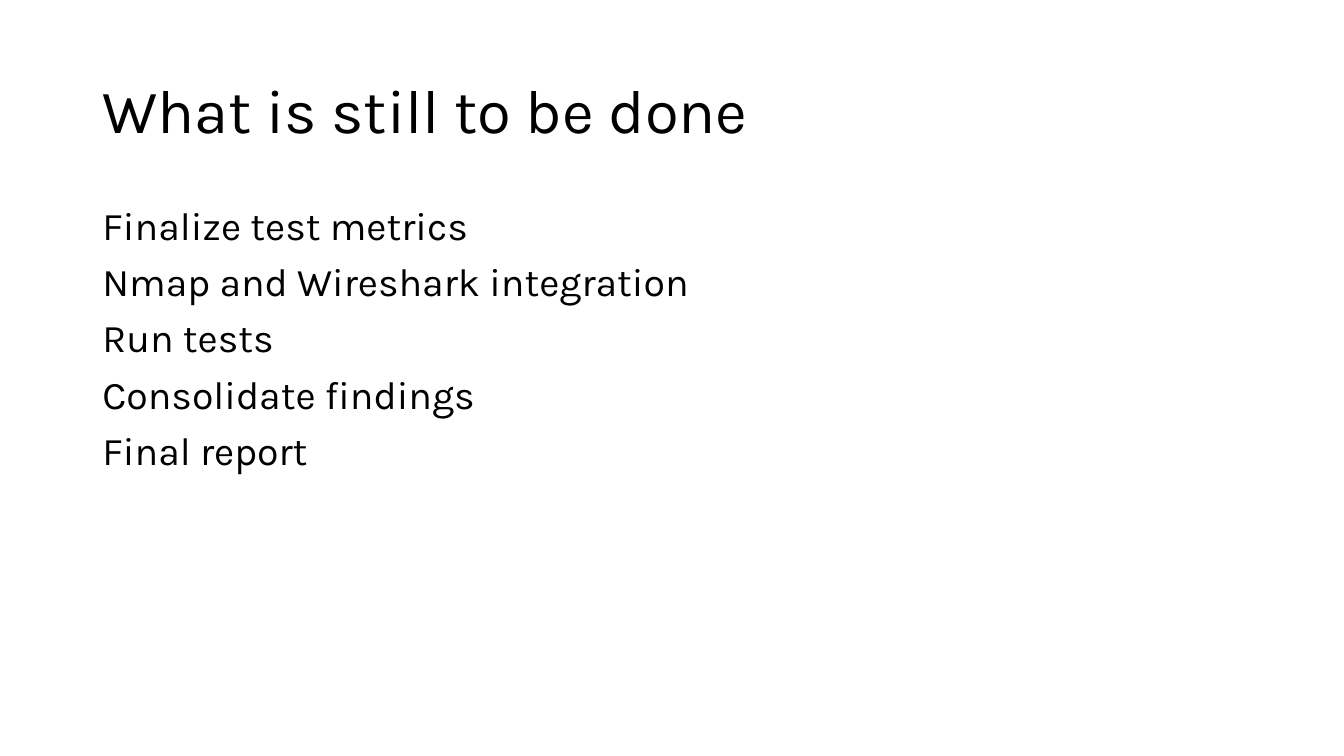
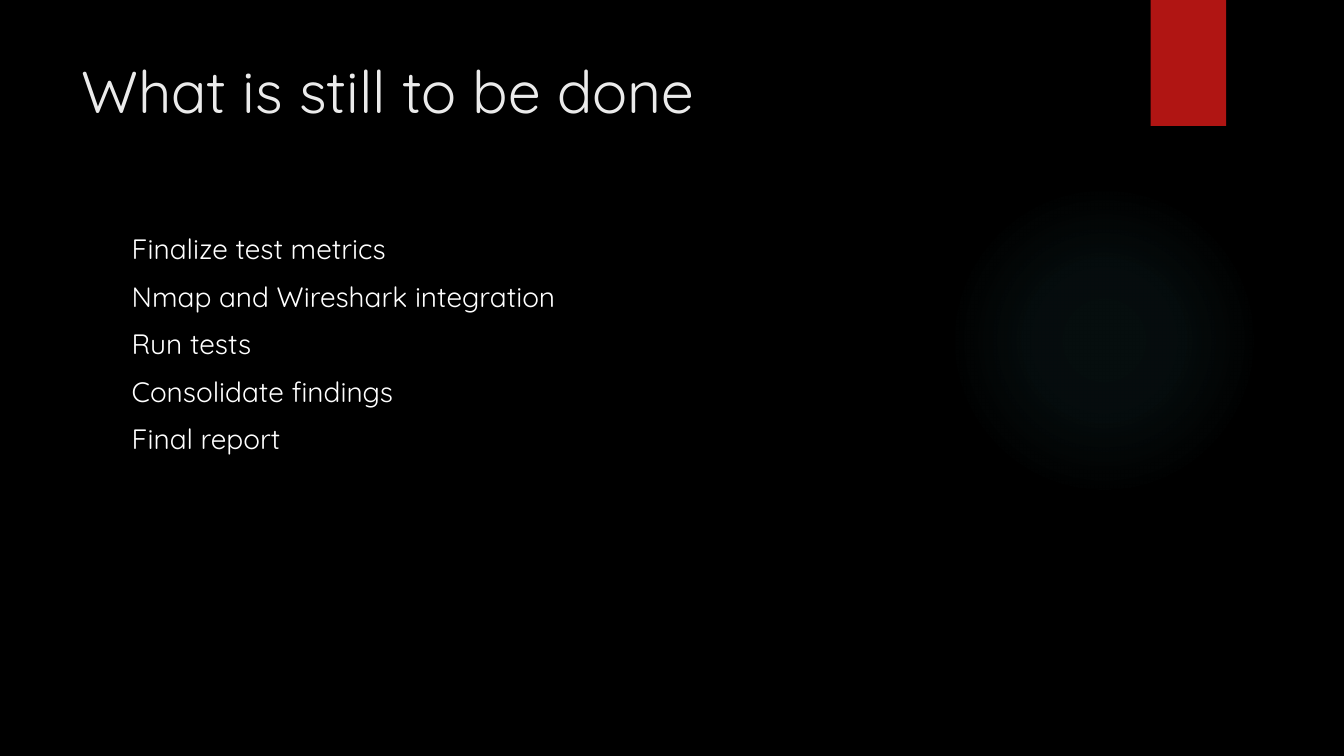
Before and after one commit to DavidSushames/BHB-Capstone, a slide deck: slide 6 of Mid Project Presentation.pptx (slide 5 before the commit). Drawn at 1344x756 pixels with LibreOffice and Linux fonts; fonts in the diff are those of the drawing; background and template pictures are left out. Boxes give left, top, right and bottom in pixels: in the first picture for what was removed or moved away, otherwise in the second. Text is boxed around its words. In the diff, an @@ line names an element or a change of style, - is before the commit and + after.

```diff
--- a/Mid Project Presentation.pptx
+++ b/Mid Project Presentation.pptx
@@ background #FFFFFF to picture (left out) @@
@@ rectangle added at (1150,0,1226,126), fill #B01513 @@
@@ title "What is still to be ...": place and size @@
-title "What is still to be ..." at (102,90,748,134)
+title "What is still to be ..." at (81,69,694,114)
@@ title "What is still to be ..." at (81,69,694,114): size 44 to 42 pt, font Karla to Quicksand, text colour #000000 to #EBEBEB; line spacing 0.9 to 1; vertical alignment middle to top @@
@@ ellipse added at (949,185,1259,495), fill gradient #50B9C1 @@
@@ text "Finalize test metrics": place and size @@
-text "Finalize test metrics" at (102,213,688,475)
+text "Finalize test metrics" at (132,238,555,455)
@@ text "Finalize test metrics" at (132,238,555,455): size 28 to 20 pt, font Karla to Quicksand, text colour #000000 to #FFFFFF; line spacing 0.9 to 1 @@
```
Also in this commit, not shown: 5 other slides changed, 2 slides added, 8 other files.
